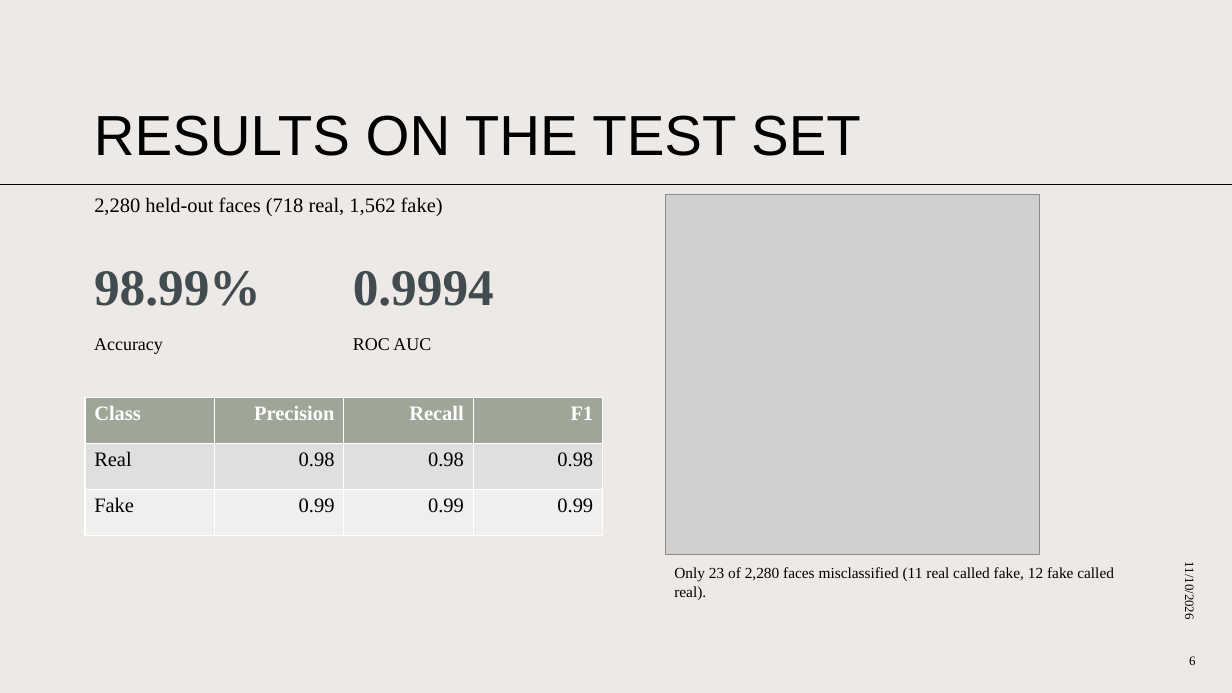
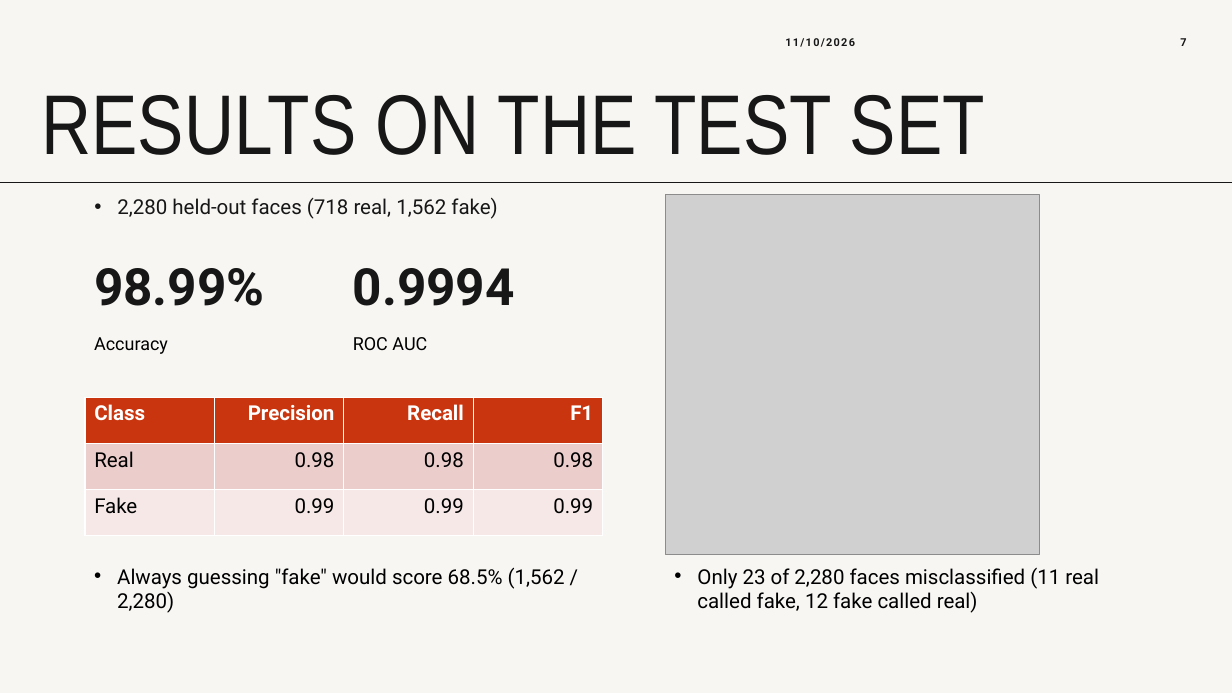
Before and after one commit to elpaelpa/COSC-3326-Assignments, a slide deck: slide 7 of Project/docs/Results.pptx (slide 6 before the commit). Drawn at 1232x693 pixels with LibreOffice and Linux fonts; fonts in the diff are those of the drawing; grey boxes stand for pictures. Boxes give left, top, right and bottom in pixels: in the first picture for what was removed or moved away, otherwise in the second. Text is boxed around its words. In the diff, an @@ line names an element or a change of style, - is before the commit and + after.

```diff
--- a/Project/docs/Results.pptx
+++ b/Project/docs/Results.pptx
@@ background #EDE9E7 to #F7F6F3 @@
@@ text "11/10/2026": place and size @@
-text "11/10/2026" at [1182, 568, 1196, 619]
+text "11/10/2026" at [785, 38, 855, 47]
@@ text "11/10/2026" at [785, 38, 855, 47]: size 10 to 8.5 pt, font Times New Roman to Roboto, text colour #000000 to #171717, letter spacing 0 to 1 pt, bold on; alignment right to left; rotation 90 to 0 degrees @@
@@ page number added at [1180, 38, 1186, 46], 8.5 pt, text #171717, bold @@
+7
@@ title "RESULTS ON THE TEST SET": place and size @@
-title "RESULTS ON THE TEST SET" at [94, 115, 861, 156]
+title "RESULTS ON THE TEST SET" at [42, 95, 985, 155]
@@ title "RESULTS ON THE TEST SET" at [42, 95, 985, 155]: size 44 to 66 pt, font Arial to Arial Narrow, text colour #000000 to #171717; line spacing 0.9 to 0.7 @@
@@ line moved from (1232, 184) - (0, 184) to (0, 182) - (1232, 182) @@
@@ line (0, 182) - (1232, 182): stroke #000000 0.5 pt to #171717 0.75 pt @@
@@ text "2,280 held-out faces (718 real, ..." at [117, 198, 497, 219]: font Times New Roman to Roboto, text colour #000000 to #171717; bullet none to •; line spacing 1.1 to 1.2 @@
@@ text "98.99%" at [94, 268, 264, 306]: font Times New Roman to Roboto, text colour #424C4E to #171717 @@
@@ text "0.9994" at [353, 268, 515, 306]: font Times New Roman to Roboto, text colour #424C4E to #171717 @@
@@ text "Accuracy" at [94, 337, 168, 354]: font Times New Roman to Roboto @@
@@ text "ROC AUC" at [353, 337, 427, 350]: font Times New Roman to Roboto @@
@@ table at [85, 397, 603, 536] @@
@@ fill #9FA597 to #C8350F in row 1 @@
@@ fill #DFE1DD to #EBCECC in row 2 @@
@@ fill #F0F0EF to #F5E8E7 in row 3 @@
@@ font Times New Roman to Roboto @@
@@ text added at [117, 567, 565, 613], 16 pt, text #000000 @@
+• Always guessing "fake" would score 68.5% (1,562 / 2,280)
@@ text at [697, 567, 1099, 613]: text changed; size 12 to 16 pt; font Times New Roman to Roboto @@
-Only 23 of 2,280 faces misclassified (11 real called fake, 12 fake called real).
+• Only 23 of 2,280 faces misclassified (11 real called fake, 12 fake called real)
@@ page number removed at [1189, 656, 1195, 665] @@
-6
```
Also in this commit, not shown: 8 other slides changed, 3 slides added, 8 other files.
